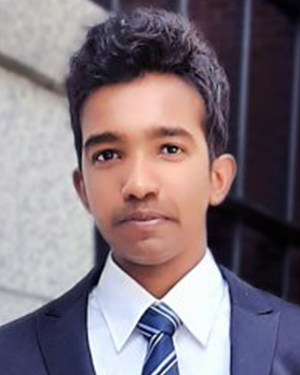
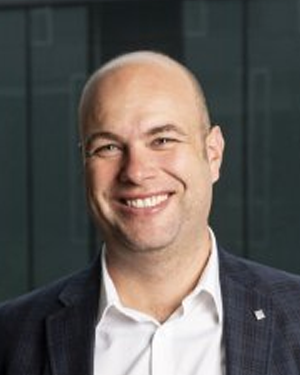
Comparing the layer stacks of the two 300 × 375 images. Changes:
added layer "sebastian" above "wenshan_WANG" over [0, 0, 300, 375]
hid "paul" over [0, 0, 300, 375]
